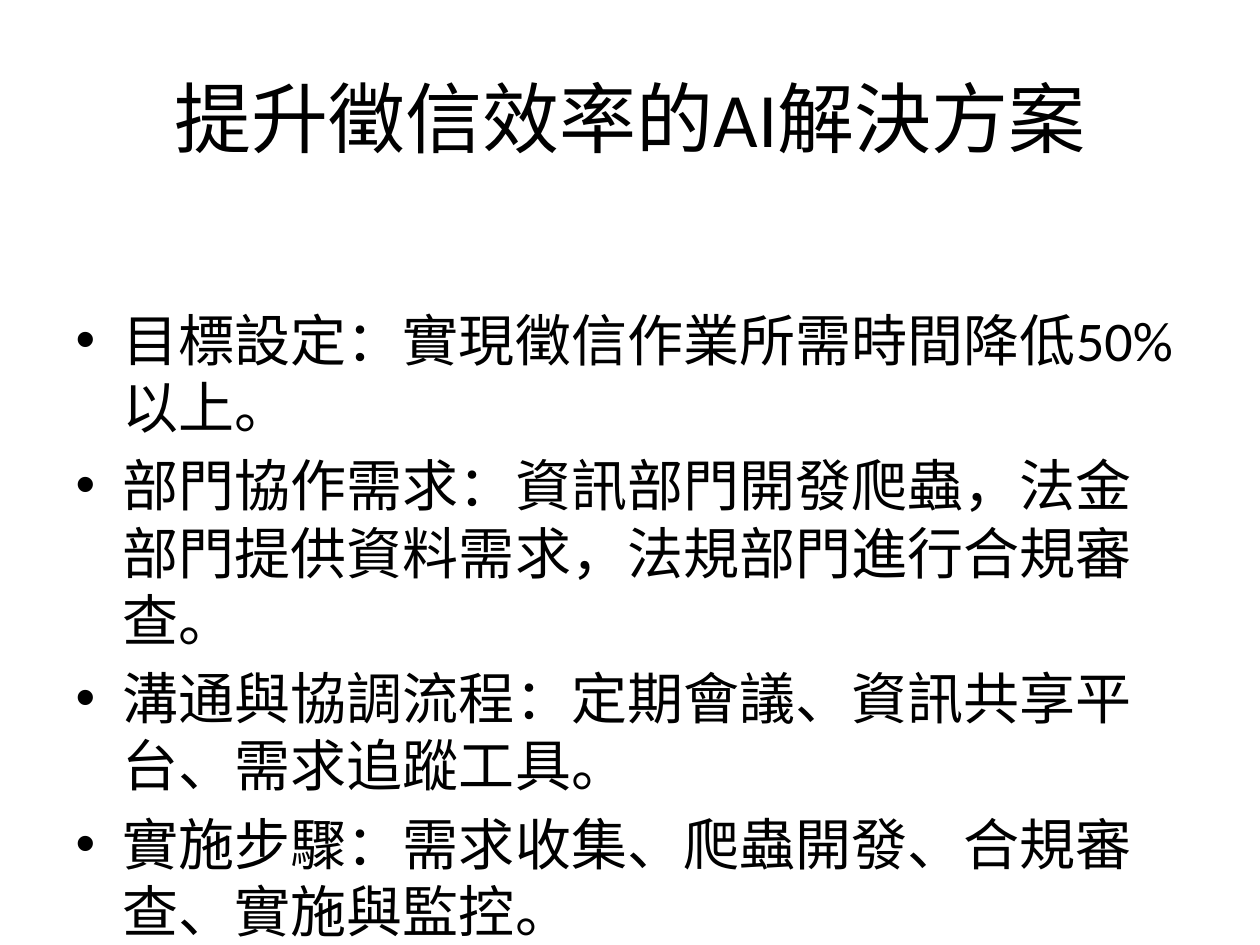
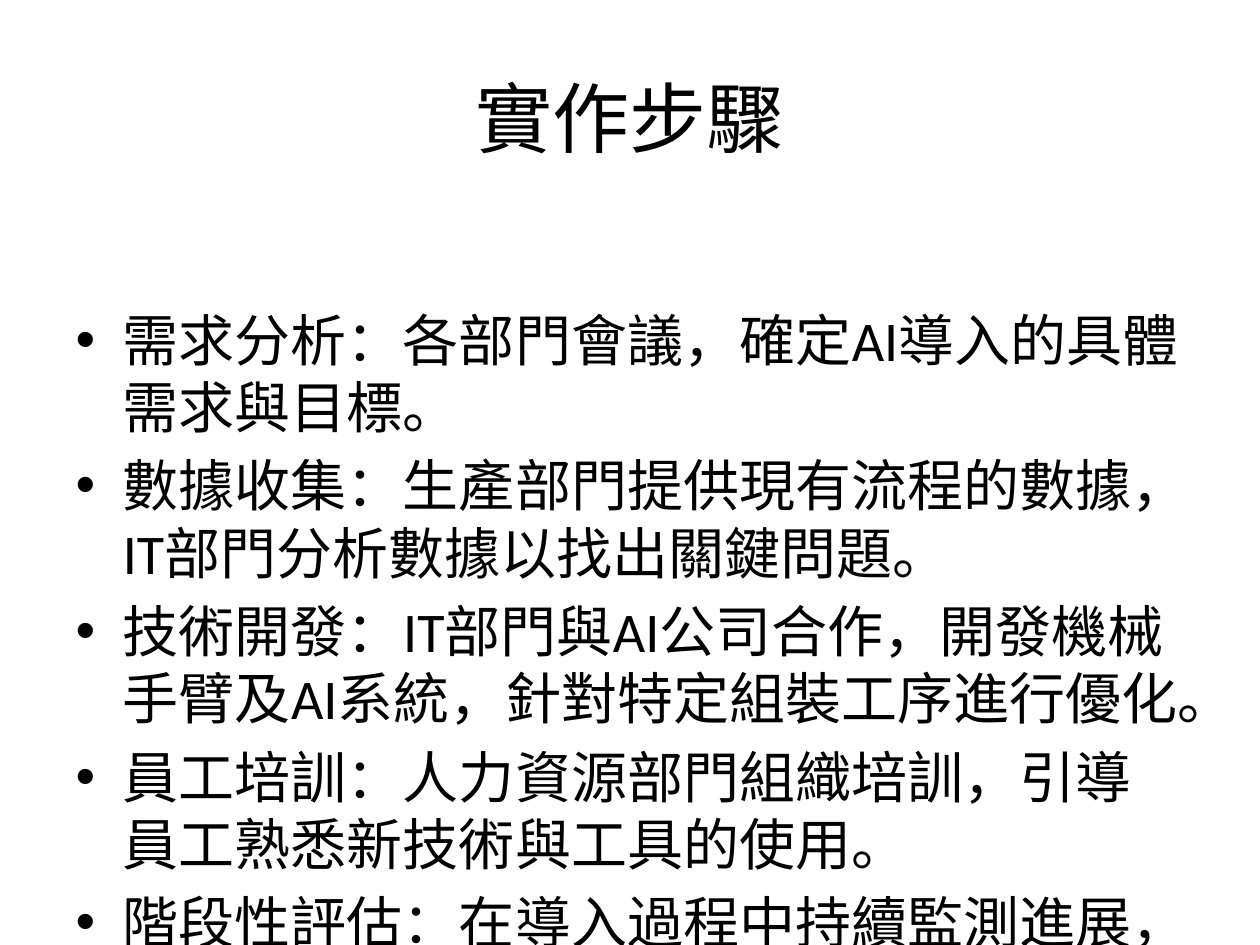
Before and after one commit to skywalkerylh/co-think-agent, a slide deck: slide 6 of strategy_report.pptx (slide 1 before the commit). Drawn at 1260x945 pixels with LibreOffice and Linux fonts; fonts in the diff are those of the drawing. Boxes give left, top, right and bottom in pixels: in the first picture for what was removed or moved away, otherwise in the second. Text is boxed around its words. In the diff, an @@ line names an element or a change of style, - is before the commit and + after.

```diff
--- a/strategy_report.pptx
+++ b/strategy_report.pptx
@@ title at [476,82,784,154]: text changed @@
-提升徵信效率的AI解決方案
+實作步驟
@@ text at [123,313,1234,945]: text changed @@
-• 目標設定：實現徵信作業所需時間降低50%以上。
-• 部門協作需求：資訊部門開發爬蟲，法金部門提供資料需求，法規部門進行合規審查。
-• 溝通與協調流程：定期會議、資訊共享平台、需求追蹤工具。
-• 實施步驟：需求收集、爬蟲開發、合規審查、實施與監控。
-• 目標評估：設定KPIs及定期檢討以確保進度。
+• 需求分析：各部門會議，確定AI導入的具體需求與目標。
+• 數據收集：生產部門提供現有流程的數據，IT部門分析數據以找出關鍵問題。
+• 技術開發：IT部門與AI公司合作，開發機械手臂及AI系統，針對特定組裝工序進行優化。
+• 員工培訓：人力資源部門組織培訓，引導員工熟悉新技術與工具的使用。
+• 階段性評估：在導入過程中持續監測進展，根據數據分析及時調整策略以達成預期的效率提升。
```
Also in this commit, not shown: 6 slides added, 13 other files.
